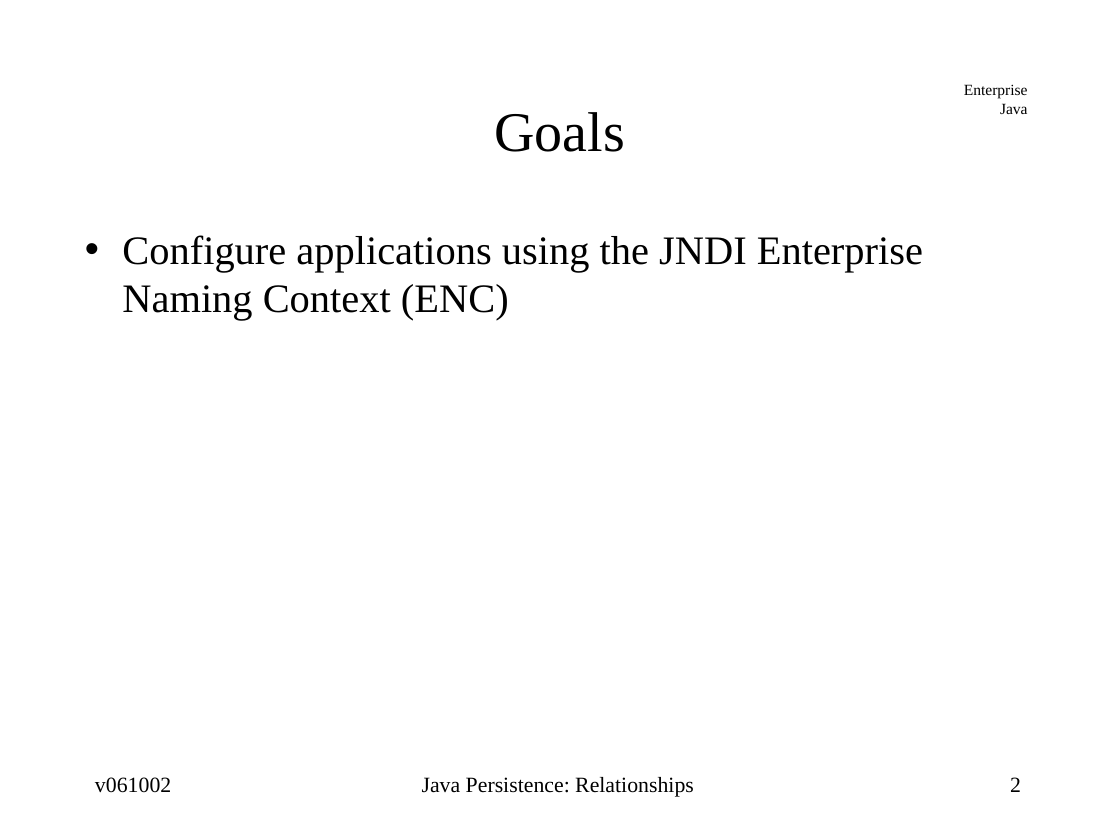
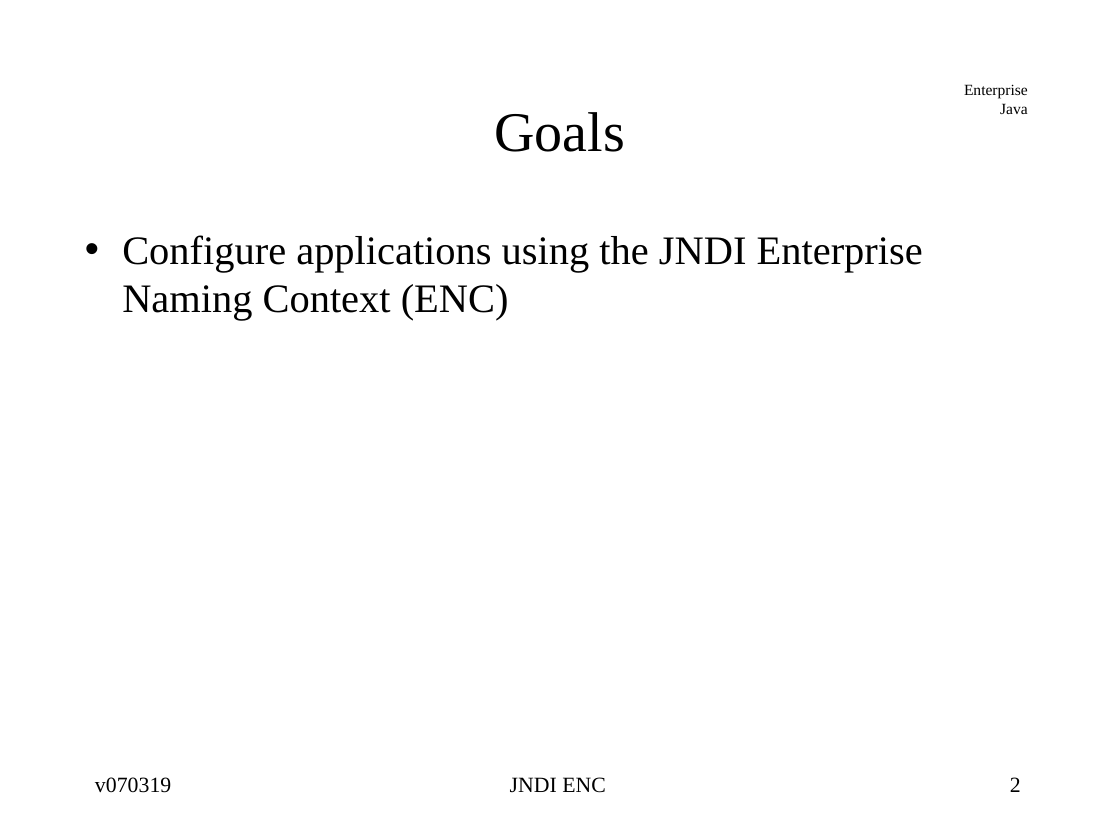
Before and after one commit to jcstaff/ejava-javaee, a slide deck: slide 2 of jndiDemo/src/site/resources/lectures/jndiENC.ppt. Drawn at 1120x840 pixels with LibreOffice and Linux fonts; fonts in the diff are those of the drawing. Boxes give left, top, right and bottom in pixels: in the first picture for what was removed or moved away, otherwise in the second. Text is boxed around its words. In the diff, an @@ line names an element or a change of style, - is before the commit and + after.

```diff
--- a/jndiDemo/src/site/resources/lectures/jndiENC.ppt
+++ b/jndiDemo/src/site/resources/lectures/jndiENC.ppt
@@ text "Configure applications using the JNDI ..." at bbox=[122, 235, 923, 321]: indent changed @@
@@ text at bbox=[95, 777, 171, 793]: text changed @@
-v061002
+v070319
@@ text at bbox=[510, 777, 606, 793]: text changed @@
-Java Persistence: Relationships
+JNDI ENC
```
Also in this commit, not shown: 15 other slides changed, 31 other files.
